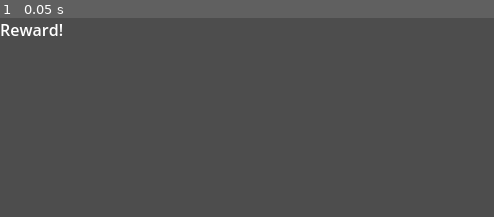
Above: before the commit, frame 1.
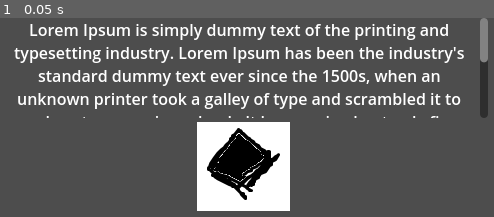
Above: after the commit, the same moment.

Repository: AndrewJDGalga/ggj2024
Game: Godot game, scene res://UI/reward_ui.tscn
Same seed, same stepped clock (60 frames per second), same inputs: the game is played once before the commit and once after it. The project has no main scene, so this scene is started directly.
Inputs:
- Up to frame 1 (0.05 s): no input

The runs differ from the first frame. In frame 1, 19% of the frame differs, in the area x 0-99%, y 0-97%.

Commit message:
Update rewardui to use richtext
Implement simple reward display on Curtis

Diff:
--- a/UI/RewardUI.gd
+++ b/UI/RewardUI.gd
@@ -2,6 +2,7 @@
 
 # debugging rewardUI
 # @export var reward_image : Texture2D
+var scroll_line := 0
 
 func _ready():
 	# debugging rewardUI
@@ -10,5 +11,15 @@
 
 # initializes the reward with the specified elements
 func set_reward(text: String, reward_image: Texture2D):
-	$VBoxContainer/RewardText.set_text(text)
-	$VBoxContainer/RewardImage.set_texture(reward_image)
+	$VBoxContainer/RewardText.set_text("[center]" + text + "[/center]")
+	$VBoxContainer/CenterContainer/RewardImage.set_texture(reward_image)
+
+# scrolls the text up if available
+func scroll_up():
+	scroll_line = clamp(scroll_line-1, 0, $VBoxContainer/RewardText.get_line_count())
+	$VBoxContainer/RewardText.scroll_to_line(scroll_line)
+
+# scrolls the text downwards if available
+func scroll_down():
+	scroll_line = clamp(scroll_line+1, 0, $VBoxContainer/RewardText.get_line_count())
+	$VBoxContainer/RewardText.scroll_to_line(scroll_line)
--- a/UI/reward_ui.tscn
+++ b/UI/reward_ui.tscn
@@ -1,6 +1,7 @@
-[gd_scene load_steps=2 format=3 uid="uid://cqqjao5hwaxgy"]
+[gd_scene load_steps=3 format=3 uid="uid://cqqjao5hwaxgy"]
 
 [ext_resource type="Script" path="res://UI/RewardUI.gd" id="1_pn2rr"]
+[ext_resource type="Texture2D" uid="uid://vlh1uirlb4kh" path="res://UI/Icons/MeterPoint.png" id="2_kge6w"]
 
 [node name="RewardUI" type="Control"]
 layout_mode = 3
@@ -13,13 +14,20 @@
 
 [node name="VBoxContainer" type="VBoxContainer" parent="."]
 layout_mode = 0
-offset_right = 40.0
-offset_bottom = 40.0
+offset_right = 488.0
+offset_bottom = 264.0
 
-[node name="RewardText" type="Label" parent="VBoxContainer"]
+[node name="RewardText" type="RichTextLabel" parent="VBoxContainer"]
+custom_minimum_size = Vector2(100, 100)
 layout_mode = 2
-text = "Reward!"
-horizontal_alignment = 1
+bbcode_enabled = true
+text = "[center]Lorem Ipsum is simply dummy text of the printing and typesetting industry. Lorem Ipsum has been the industry's standard dummy text ever since the 1500s, when an unknown printer took a galley of type and scrambled it to make a type specimen book. It has survived not only five centuries, but also the leap into electronic typesetting, remaining essentially unchanged. It was popularised in the 1960s with the release of Letraset sheets containing Lorem Ipsum passages, and more recently with desktop publishing software like Aldus PageMaker including versions of Lorem Ipsum.[/center]
+"
 
-[node name="RewardImage" type="TextureRect" parent="VBoxContainer"]
+[node name="CenterContainer" type="CenterContainer" parent="VBoxContainer"]
 layout_mode = 2
+
+[node name="RewardImage" type="TextureRect" parent="VBoxContainer/CenterContainer"]
+layout_mode = 2
+texture = ExtResource("2_kge6w")
+stretch_mode = 2
--- a/entities/curtis.gd
+++ b/entities/curtis.gd
@@ -9,6 +9,8 @@
 @export var line_degree_limit := 45.0
 @export var pow_gain_rate := 300.0
 @export var accuracy_gain_rate := 40.0
+@export var reward_ui:PackedScene
+var reward_instance:Node
 var cur_throw_power := 0.0
 var cur_accuracy := 0.0
 #tied to pow and accuracy gain
@@ -46,6 +48,14 @@
 				pass
 			game_manager.PLAY_STATE.CATCH_SUCCEED:
 				print("Caught!")
+				display_reward()
+				if (Input.is_action_pressed("action1") && Input.is_action_pressed("action2")):
+					close_reward()
+					game_manager.cur_state = game_manager.PLAY_STATE.LINE_UP
+				if (Input.is_action_pressed("action1")):
+					reward_instance.scroll_up()
+				if (Input.is_action_pressed("action2")):
+					reward_instance.scroll_down()
 			game_manager.PLAY_STATE.TEST:
 				cur_throw_power = -50
 				anim_player.play("toss_lure")
@@ -75,3 +85,13 @@
 func _on_animation_player_animation_finished(_anim_name):
 	if game_manager.cur_state == game_manager.PLAY_STATE.CASTING:
 		game_manager.cur_state = game_manager.PLAY_STATE.CATCH_FAIL
+
+func display_reward():
+	if (!is_instance_valid(reward_instance)):
+		reward_instance = reward_ui.instantiate()
+		add_child(reward_instance)
+
+	reward_instance.set_reward("Test Reward!", load("res://UI/Icons/MeterPoint.png"))
+
+func close_reward():
+	remove_child(reward_instance)
--- a/entities/curtis.tscn
+++ b/entities/curtis.tscn
@@ -1,7 +1,8 @@
-[gd_scene load_steps=7 format=3 uid="uid://crmbqldvypv24"]
+[gd_scene load_steps=8 format=3 uid="uid://crmbqldvypv24"]
 
 [ext_resource type="Script" path="res://entities/curtis.gd" id="1_7lmy5"]
 [ext_resource type="PackedScene" uid="uid://b6eadiimgwj4m" path="res://components/fishing_lure.tscn" id="2_gos2j"]
+[ext_resource type="PackedScene" uid="uid://cqqjao5hwaxgy" path="res://UI/reward_ui.tscn" id="2_m1w8c"]
 [ext_resource type="PackedScene" uid="uid://en2xq5wxjh10" path="res://UI/balance_meter.tscn" id="3_kl8f3"]
 
 [sub_resource type="CircleShape2D" id="CircleShape2D_7g544"]
@@ -18,6 +19,7 @@
 
 [node name="Curtis" type="Area2D"]
 script = ExtResource("1_7lmy5")
+reward_ui = ExtResource("2_m1w8c")
 
 [node name="CollisionShape2D" type="CollisionShape2D" parent="."]
 shape = SubResource("CircleShape2D_7g544")
